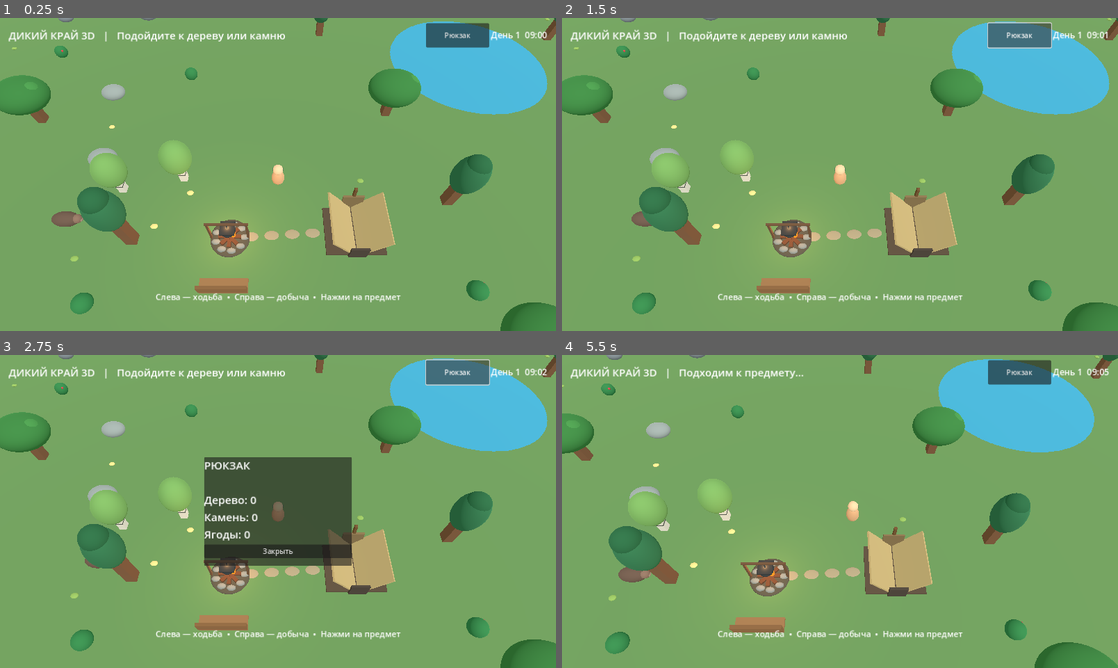
Above: before the commit, frames 1-4 (two rows, left to right).
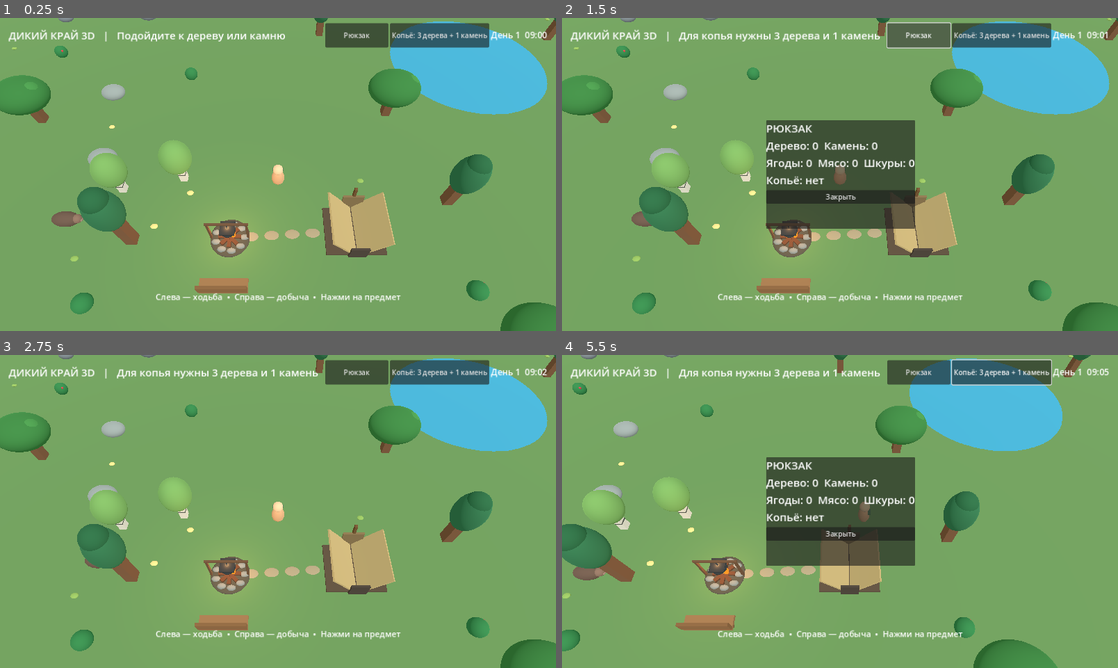
Above: after the commit, the same moments.

Repository: hjz2tz7cgv-ctrl/DikiyKrayGodot
Game: Godot game, scene res://scenes/main.tscn
Same seed, same stepped clock (60 frames per second), same inputs: the game is played once before the commit and once after it.
Inputs (mouse positions are in pixels of both pictures, inside the frame that each line leads up to):
- Up to frame 1 (0.25 s): no input
- Up to frame 2 (1.5 s): click (1001, 36) at 0.5 s, where only the run after the commit has a clickable "Копьё: 3 дерева + 1 камень"; click "Рюкзак" at 1.25 s
- Up to frame 3 (2.75 s): click "Рюкзак" (after the commit: "Закрыть") at 2 s
- Up to frame 4 (5.5 s): click "Закрыть" (after the commit: "Рюкзак") at 2.75 s; tap Enter at 3.5 s; move the mouse to (962, 495) at 3.52 s; hold Right (ui_right) 3.53-4.25 s; click (962, 495) at 3.67 s; drag from (728, 527) to (812, 574) at 4.27 s; move the mouse to (895, 442) at 5.02 s; hold Right (ui_right) from 5.03 s (still down)

The runs differ from the first frame. In frame 1, 1.6% of the frame differs, in the area x 58-88%, y 1-10%; in frame 2, 12%; in frame 3, 11%; in frame 4, 30%, in the area x 0-100%, y 0-100%.

Commit message:
Add files via upload

Diff:
--- a/scripts/main.gd
+++ b/scripts/main.gd
@@ -29,7 +29,11 @@
 var drops: Array[Dictionary] = []
 var animals: Array[Dictionary] = []
 var scenery: Array[Node3D] = []
-var inventory := {"wood": 0, "stone": 0, "berry": 0}
+var inventory := {"wood": 0, "stone": 0, "berry": 0, "meat": 0, "hide": 0}
+var has_spear := false
+var hunt_target := -1
+var attack_cooldown := 0.0
+var spear_button: Button
 var target_resource := -1
 var mining_progress := 0.0
 var mining_active := false
@@ -408,7 +412,7 @@
             _mesh_sphere(animal, 0.62, Vector3(0, 0.6, 0), Color("665044"), Vector3(1.35, 0.8, 0.8))
             _mesh_sphere(animal, 0.29, Vector3(0.75, 0.64, 0), Color("856859"))
             _mesh_sphere(animal, 0.16, Vector3(0.98, 0.58, 0), Color("a48477"), Vector3(0.45, 0.8, 1.0))
-        animals.append({"node": animal, "pos": pos, "dir": Vector2.RIGHT.rotated(rng.randf_range(0, TAU)), "timer": rng.randf_range(1.0, 3.0), "speed": speed, "species": species})
+        animals.append({"node": animal, "pos": pos, "dir": Vector2.RIGHT.rotated(rng.randf_range(0, TAU)), "timer": rng.randf_range(1.0, 3.0), "speed": speed, "species": species, "health": 2 if species == "rabbit" else 4 if species == "deer" else 5, "alive": true})
 
 func _create_ui() -> void:
     hud = CanvasLayer.new()
@@ -433,6 +437,11 @@
     bag_button.custom_minimum_size = Vector2(145, 56)
     bag_button.pressed.connect(_toggle_bag)
     top.add_child(bag_button)
+    spear_button = Button.new()
+    spear_button.text = "Копьё: 3 дерева + 1 камень"
+    spear_button.custom_minimum_size = Vector2(185, 56)
+    spear_button.pressed.connect(_craft_spear)
+    top.add_child(spear_button)
     time_label = Label.new()
     time_label.add_theme_font_size_override("font_size", 20)
     top.add_child(time_label)
@@ -503,6 +512,34 @@
     sleep_fade.mouse_filter = Control.MOUSE_FILTER_IGNORE
     root.add_child(sleep_fade)
 
+func _craft_spear() -> void:
+    if has_spear:
+        status_message = "Копьё уже изготовлено"
+    elif inventory["wood"] >= 3 and inventory["stone"] >= 1:
+        inventory["wood"] -= 3
+        inventory["stone"] -= 1
+        has_spear = true
+        status_message = "Деревянное копьё готово! Нажми на животное"
+    else:
+        status_message = "Для копья нужны 3 дерева и 1 камень"
+    _update_ui()
+
+func _finish_hunt(index: int) -> void:
+    var animal: Dictionary = animals[index]
+    animal["alive"] = false
+    animal["node"].queue_free()
+    animals[index] = animal
+    var pos: Vector2 = animal["pos"]
+    for kind in ["meat", "hide"]:
+        var drop := Node3D.new()
+        drop.position = Vector3(pos.x + rng.randf_range(-0.45, 0.45), 0.35, pos.y + rng.randf_range(-0.45, 0.45))
+        add_child(drop)
+        _mesh_sphere(drop, 0.27, Vector3.ZERO, Color("bd625a") if kind == "meat" else Color("b9956a"))
+        drops.append({"kind": kind, "pos": Vector2(drop.position.x, drop.position.z), "node": drop})
+    hunt_target = -1
+    status_message = "Охота завершена! Нажми на мясо и шкуру"
+    _update_ui()
+
 func _toggle_bag() -> void:
     bag_panel.visible = not bag_panel.visible
     _update_ui()
@@ -519,7 +556,8 @@
         var minute := int((day_clock - floor(day_clock)) * 60.0)
         time_label.text = "День %d  %02d:%02d" % [day_count, hour, minute]
     zoom_label.text = "Слева — ходьба  •  Справа — добыча  •  Нажми на предмет"
-    bag_label.text = "РЮКЗАК\n\nДерево: %d\nКамень: %d\nЯгоды: %d" % [inventory["wood"], inventory["stone"], inventory["berry"]]
+    bag_label.text = "РЮКЗАК\nДерево: %d  Камень: %d\nЯгоды: %d  Мясо: %d  Шкуры: %d\nКопьё: %s" % [inventory["wood"], inventory["stone"], inventory["berry"], inventory["meat"], inventory["hide"], "есть" if has_spear else "нет"]
+    spear_button.text = "Копьё готово" if has_spear else "Копьё: 3 дерева + 1 камень"
 
 func _nearest_resource() -> int:
     var closest := -1
@@ -568,6 +606,27 @@
                 best = dist
                 pending_kind = "resource"
                 pending_index = i
+    # Выбор животного отдельным нажатием, без автоматической охоты поблизости.
+    if pending_kind == "":
+        var animal_best := 1.9
+        for i in range(animals.size()):
+            if not animals[i]["alive"]:
+                continue
+            var animal_dist: float = pos.distance_to(animals[i]["pos"])
+            if animal_dist < animal_best:
+                animal_best = animal_dist
+                pending_kind = "animal"
+                pending_index = i
+    if pending_kind == "animal":
+        if not has_spear:
+            status_message = "Для охоты сначала изготовь копьё"
+        else:
+            hunt_target = pending_index
+            status_message = "Охота! Персонаж преследует животное"
+        pending_index = -1
+        pending_kind = ""
+        _update_ui()
+        return
     if pending_index < 0:
         return
     if pending_kind == "tent":
@@ -682,6 +741,7 @@
                 status_message = "Отдыхаем у костра — двигайся, чтобы встать"
             pending_index = -1
             pending_kind = ""
+    attack_cooldown = maxf(0.0, attack_cooldown - delta)
     # Джойстик задаёт абсолютное направление движения на экране.
     # Камера имеет фиксированный мировой ракурс и не зависит от поворота игрока.
     var direction := Vector2.ZERO
@@ -694,14 +754,31 @@
         # Ручное управление отменяет автоподход к выбранному объекту.
         pending_index = -1
         pending_kind = ""
+        hunt_target = -1
     elif pending_index >= 0 and joystick_touch == -1:
         var towards := pending_pos - Vector2(player.position.x, player.position.z)
         if towards.length() > 1.95:
             direction = towards.normalized()
             var desired_facing := atan2(-direction.x, -direction.y)
             player_facing = lerp_angle(player_facing, desired_facing, 1.0 - exp(-10.0 * delta))
+    elif hunt_target >= 0 and hunt_target < animals.size() and animals[hunt_target]["alive"]:
+        var prey: Dictionary = animals[hunt_target]
+        var prey_offset: Vector2 = prey["pos"] - Vector2(player.position.x, player.position.z)
+        if prey_offset.length() > 1.55:
+            direction = prey_offset.normalized()
+        elif attack_cooldown <= 0.0:
+            attack_cooldown = 0.65
+            prey["health"] = int(prey["health"]) - 1
+            animals[hunt_target] = prey
+            status_message = "Удар копьём!"
+            if prey["health"] <= 0:
+                _finish_hunt(hunt_target)
+        if direction.length() > 0.1:
+            var hunt_facing := atan2(-direction.x, -direction.y)
+            player_facing = lerp_angle(player_facing, hunt_facing, 1.0 - exp(-10.0 * delta))
     var keyboard_direction := Input.get_vector("ui_left", "ui_right", "ui_up", "ui_down")
     if keyboard_direction.length() > 0.12:
+        hunt_target = -1
         direction = keyboard_direction
         var keyboard_facing := atan2(-direction.x, -direction.y)
         player_facing = lerp_angle(player_facing, keyboard_facing, 1.0 - exp(-10.0 * delta))
@@ -746,18 +823,30 @@
     _update_ui()
 
 func _move_animals(delta: float) -> void:
-    for animal in animals:
+    for i in range(animals.size()):
+        var animal: Dictionary = animals[i]
+        if not animal["alive"]:
+            continue
+        var hunted := hunt_target == i
+        if hunted:
+            var escape: Vector2 = animal["pos"] - Vector2(player.position.x, player.position.z)
+            if escape.length() < 12.0 and escape.length() > 0.01:
+                animal["dir"] = escape.normalized()
+                animal["timer"] = 0.6
         animal["timer"] -= delta
         if animal["timer"] <= 0:
             animal["timer"] = rng.randf_range(1.0, 3.0)
             animal["dir"] = Vector2.RIGHT.rotated(rng.randf_range(0, TAU))
-        var new_pos: Vector2 = animal["pos"] + animal["dir"] * delta * animal["speed"]
+        var flee_speed: float = 3.2 if animal["species"] == "rabbit" else 3.6 if animal["species"] == "deer" else 2.4
+        var actual_speed: float = flee_speed if hunted else animal["speed"]
+        var new_pos: Vector2 = animal["pos"] + animal["dir"] * delta * actual_speed
         if _blocked(new_pos, 0.5):
             animal["dir"] = -animal["dir"].rotated(rng.randf_range(-0.8, 0.8))
         else:
             animal["pos"] = new_pos
             animal["node"].position.x = new_pos.x
             animal["node"].position.z = new_pos.y
+        animals[i] = animal
 
 func _unhandled_input(event: InputEvent) -> void:
     if event is InputEventScreenTouch:
